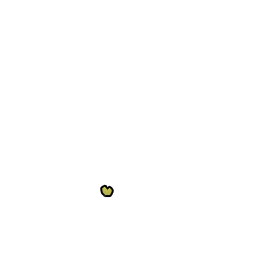
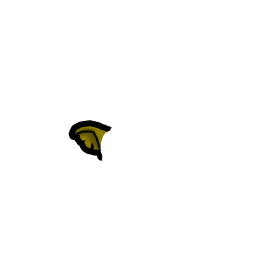
Layer changes from the first 256 x 256 image to the second:
renamed "Group 2 copy" to "Ears", showed the group it (19 layers) over 68, 120, 114, 198
added group "Ear Right BT" with 2 layers in group "Group 5" over 74, 126, 112, 156
added layer "Layer 26 copy" (1st of 2, in "Ears" › "Group 5" › "Ear Right BT") in group "Ear Right BT" over 74, 126, 112, 156
added layer "Layer 25 copy" (1st of 2, in "Ears" › "Group 5" › "Ear Right BT") in group "Ear Right BT" over 76, 129, 103, 150
hid group "Head" (1st of 2) (140 layers) over 68, 120, 114, 198
hid group "South" (46 layers) over 68, 120, 114, 198
hid group "Teef" (2nd of 2, in "Head" › "Main" › "South" › "Main") (13 layers) over 101, 184, 114, 198
hid "RightFang copy" over 102, 186, 112, 196
